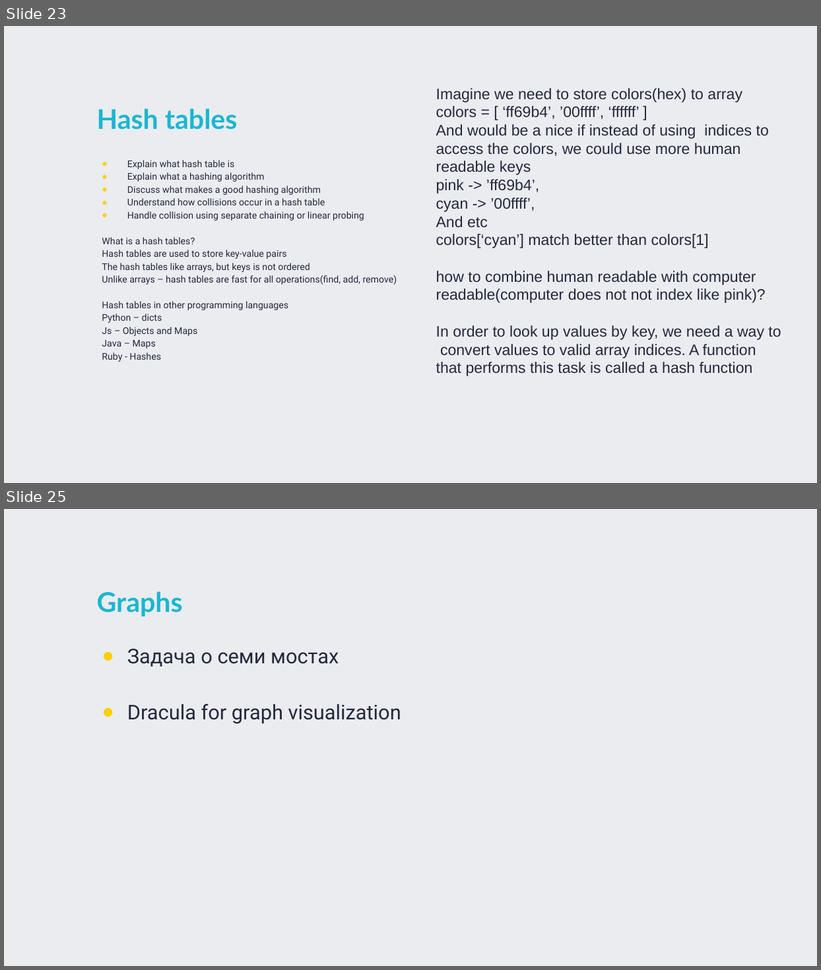
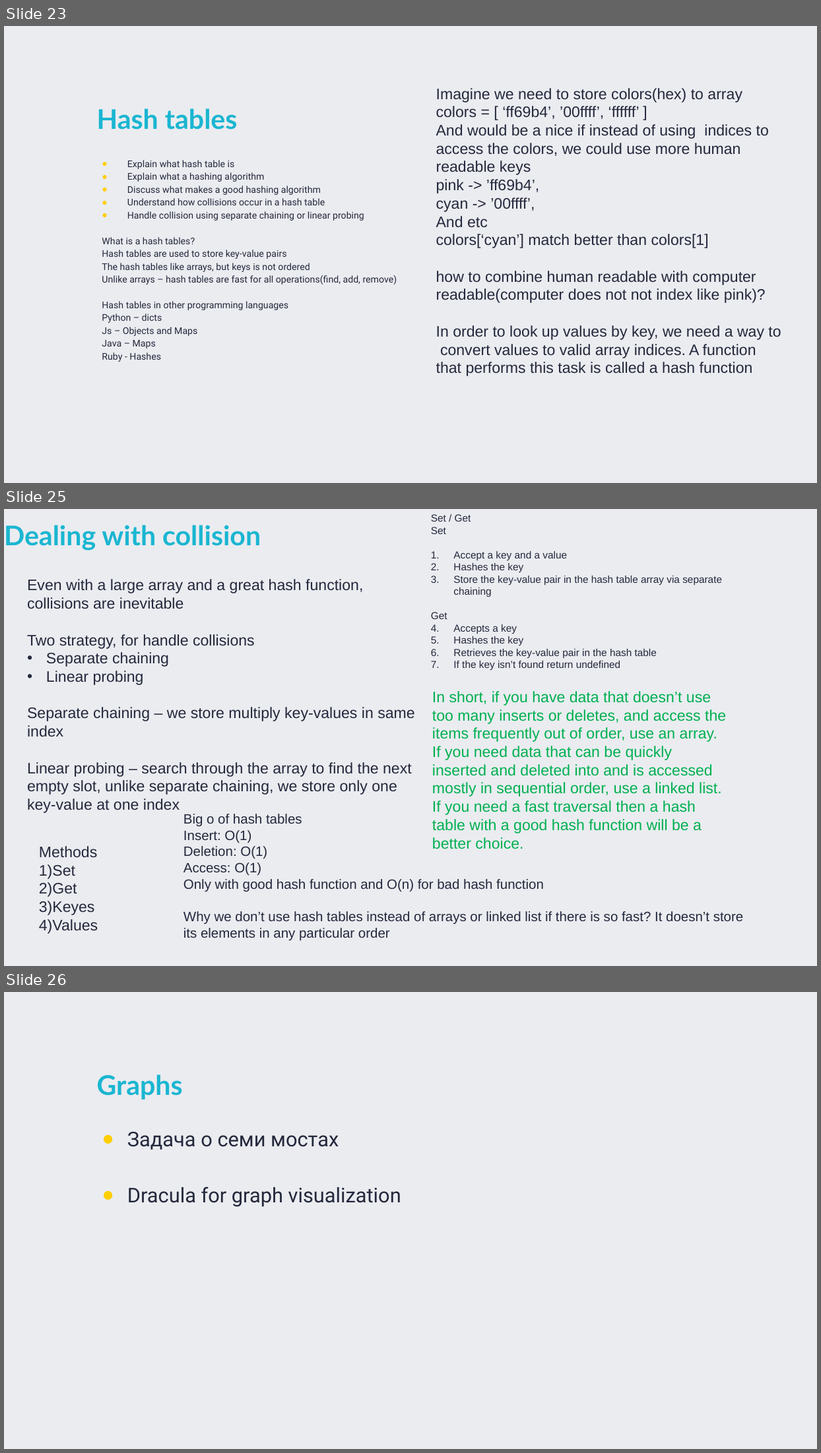
Before and after one commit to TigranVardanyan/Algorithms-and-Data-structures, a slide deck: ds&a.pptx. Shown one above the other, each under a label of ours: slides 23 and 25 before the commit, slides 23, 25 and 26 after it; the slides between them are not shown. The pictures are 821x970 and 821x1453 pixels, drawn with LibreOffice and Linux fonts; fonts in the diff are those of the drawing. Boxes give left, top, right and bottom in pixels: in the first picture for what was removed or moved away, otherwise in the second. Text is boxed around its words. In the diff, an @@ line names an element or a change of style, - is before the commit and + after.

Commit message:
Hash tables - get,values,keyes solution

```diff
--- a/ds&a.pptx
+++ b/ds&a.pptx
@@ slide 25 added at <box>4,509,817,966</box>, background #EAECF0 @@
@@ title added at <box>4,525,261,551</box>, 32 pt, text #1AB6D1, bold @@
+Dealing with collision
@@ text added at <box>431,514,722,670</box>, 12 pt, text #24283B @@
+Set / Get
+Set
+1. Accept a key and a value
+2. Hashes the key
+3. Store the key-value pair in the hash table array via separate chaining
+Get
+1. Accepts a key
+2. Hashes the key
+3. Retrieves the key-value pair in the hash table
+4. If the key isn’t found return undefined
@@ text added at <box>27,579,415,813</box>, 18 pt, text #24283B @@
+Even with a large array and a great hash function, collisions are inevitable
+Two strategy, for handle collisions
+• Separate chaining
+• Linear probing
+Separate chaining – we store multiply key-values in same index
+Linear probing – search through the array to find the next empty slot, unlike separate chaining, we store only one key-value at one index
@@ text added at <box>432,691,726,850</box>, 18 pt, text #00B050 @@
+In short, if you have data that doesn’t use too many inserts or deletes, and access the items frequently out of order, use an array. If you need data that can be quickly inserted and deleted into and is accessed mostly in sequential order, use a linked list. If you need a fast traversal then a hash table with a good hash function will be a better choice.
@@ text added at <box>184,814,743,941</box>, 16 pt, text #24283B @@
+Big o of hash tables
+Insert: O(1)
+Deletion: O(1)
+Access: O(1)
+Only with good hash function and O(n) for bad hash function
+Why we don’t use hash tables instead of arrays or linked list if there is so fast? It doesn’t store its elements in any particular order
@@ text added at <box>39,846,98,934</box>, 18 pt, text #24283B @@
+Methods
+1)Set
+2)Get
+3)Keyes
+4)Values
@@ what was slide 25 is now slide 26 @@
```
Also in this commit, not shown: 2 slides changed, 1 slide removed, 2 other files.
